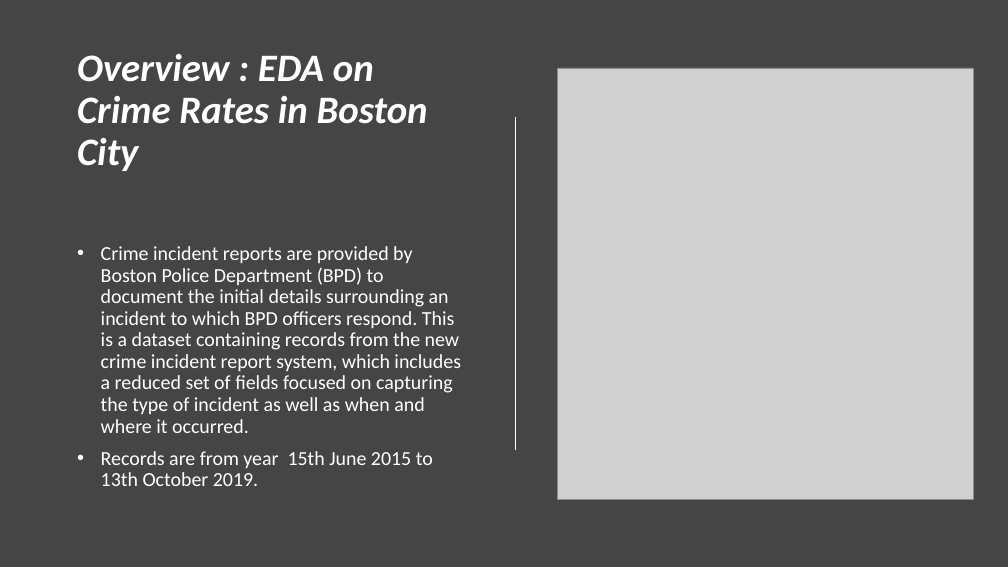
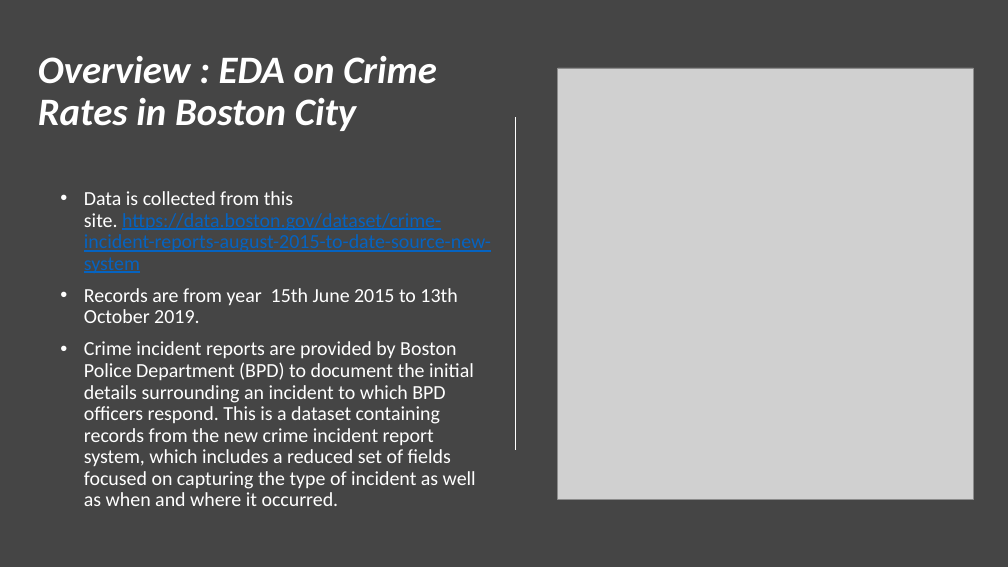
Before and after one commit to urvipasad/Exploratory-Data-Analysis-and-Data-Visualations, a slide deck: slide 2 of Boston Crime Data/Urvi_Pasad_Term1&2_EDA Project PPT.pptx. Drawn at 1008x567 pixels with LibreOffice and Linux fonts; fonts in the diff are those of the drawing; grey boxes stand for pictures. Boxes give left, top, right and bottom in pixels: in the first picture for what was removed or moved away, otherwise in the second. Text is boxed around its words. In the diff, an @@ line names an element or a change of style, - is before the commit and + after.

```diff
--- a/Boston Crime Data/Urvi_Pasad_Term1&2_EDA Project PPT.pptx
+++ b/Boston Crime Data/Urvi_Pasad_Term1&2_EDA Project PPT.pptx
@@ title "Overview : EDA on Crime ..." rewrapped from box(77, 54, 428, 171) to box(38, 56, 437, 131) @@
@@ text "Data is collected from this ...": place and size @@
-text "Data is collected from this ..." at box(101, 246, 461, 486)
+text "Data is collected from this ..." at box(84, 191, 491, 506)
@@ text at box(84, 191, 491, 323): paragraphs added @@
+• Data is collected from this site. https://data.boston.gov/dataset/crime-incident-reports-august-2015-to-date-source-new-system
+• Records are from year 15th June 2015 to 13th October 2019.
@@ text at box(101, 451, 433, 486): paragraph removed @@
-• Records are from year 15th June 2015 to 13th October 2019.
```
Also in this commit, not shown: 1 other slide changed, 1 other file.
